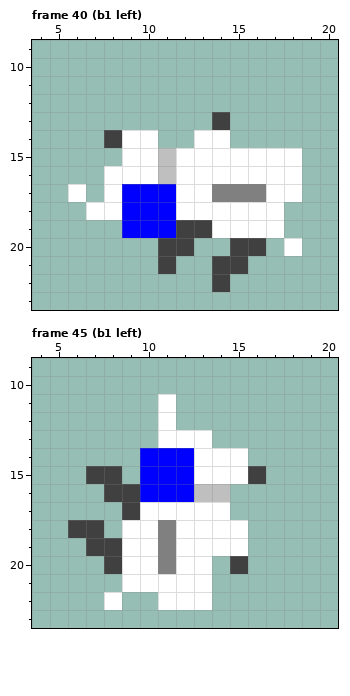
Pixel-art file: .files/goat/goat 13 bounce.aseprite. This is how it looked before the edit.
24x24 pixels, 48 frames. Shown: frame 40 (b1 left): x 4..20, y 9..23; frame 45 (b1 left): x 4..20, y 9..23. The commit also changed other frames, which this record leaves out.
New version:
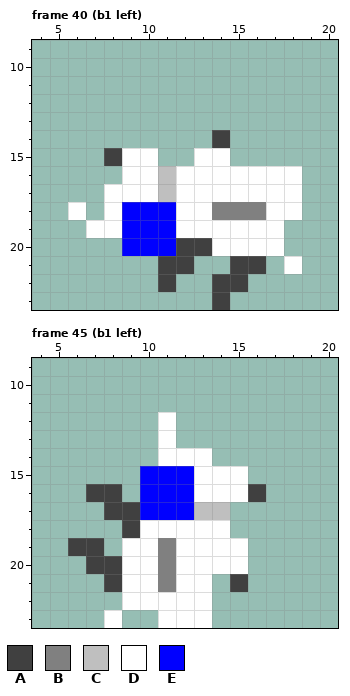
Palette (. is transparent): A #404040  B #808080  C #bfbfbf  D #ffffff  E #0000ff
Diff:
Frame 40 (b1 left), layer "goat":
y 13: x 14 A -> .
y 14: x 8..10 ADD -> ...; x 13..14 DD -> .A
y 15: x 8 . -> A; x 11..12 CD -> ..; x 15..18 DDDD -> ....
y 16: x 8 D -> .
y 17: x 6 D -> .; x 9..11 EEE -> DDC; x 14..16 BBB -> DDD
y 18: x 6..7 .D -> D.; x 14..16 DDD -> BBB; x 18 . -> D
y 19: x 7..8 .. -> DD; x 12..13 AA -> DD
y 20: x 9..11 ..A -> EEE; x 13..18 ..AA.D -> ADDDD.
y 21: x 12 . -> A; x 14 A -> .; x 16 . -> A; x 18 . -> D
y 22: x 11 . -> A; x 15 . -> A
y 23: x 14 . -> A
Frame 45 (b1 left), layer "goat":
y 11: x 11 D -> .
y 13: x 12..13 DD -> ..
y 14: x 10..12 EEE -> .DD; x 14..15 DD -> ..
y 15: x 7..8 AA -> ..; x 16 A -> .
y 16: x 7 . -> A; x 9 A -> .; x 13..16 CC.. -> DDDA
y 17: x 8 . -> A; x 10..14 DDDDD -> EEECC
y 18: x 6..7 AA -> ..; x 9 D -> A; x 11 B -> D; x 15 D -> .
y 19: x 6 . -> A; x 8 A -> .
y 20: x 7 . -> A; x 14..15 .A -> DD
y 21: x 8 . -> A; x 11 D -> B; x 15 . -> A
y 22: x 8..10 D.. -> .DD
y 23: x 8 . -> D; x 11..13 ... -> DDD
Boxes around the changes in both pictures, in picture pixels (x1, y1, x2, y2):
changed: (68, 112, 302, 310)
changed: (68, 394, 266, 628)
